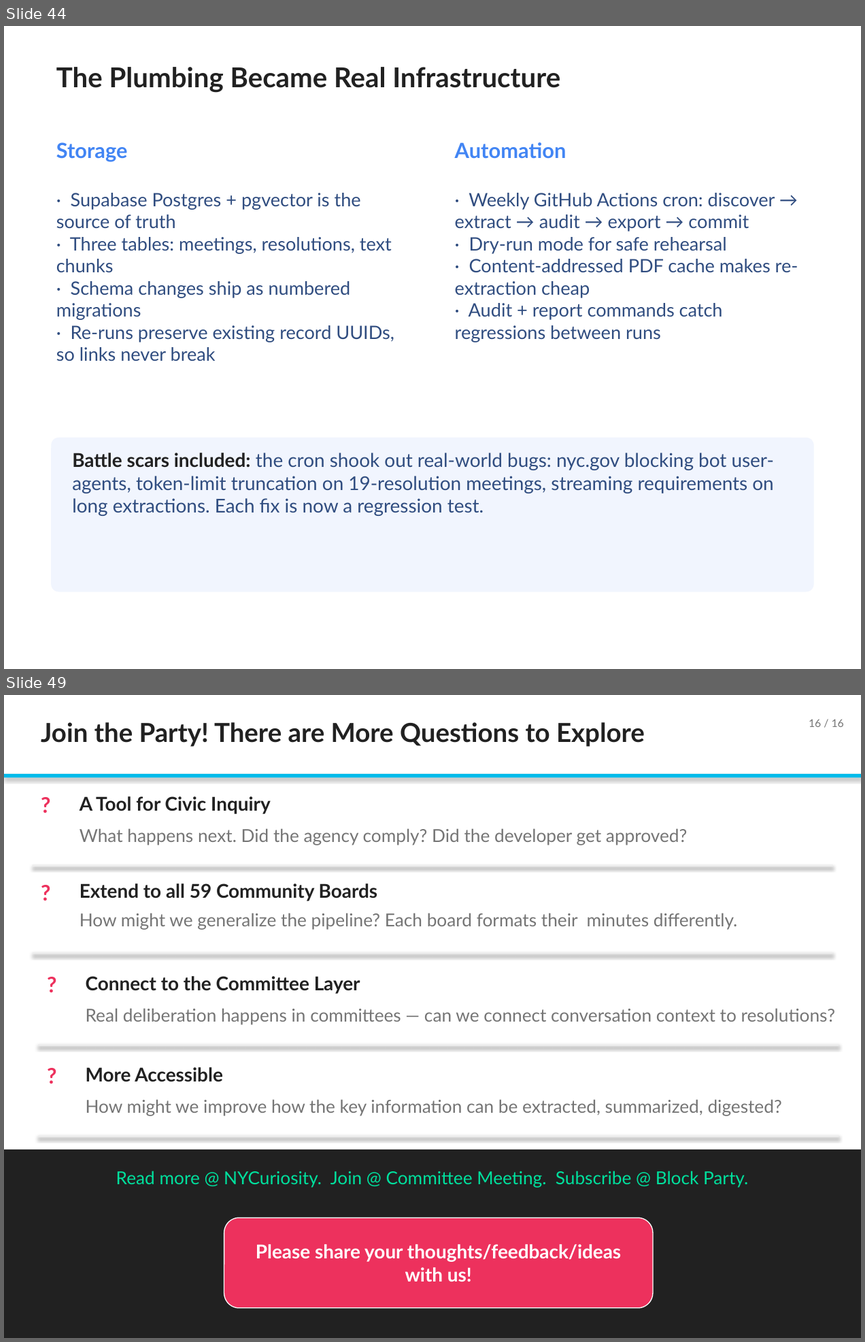
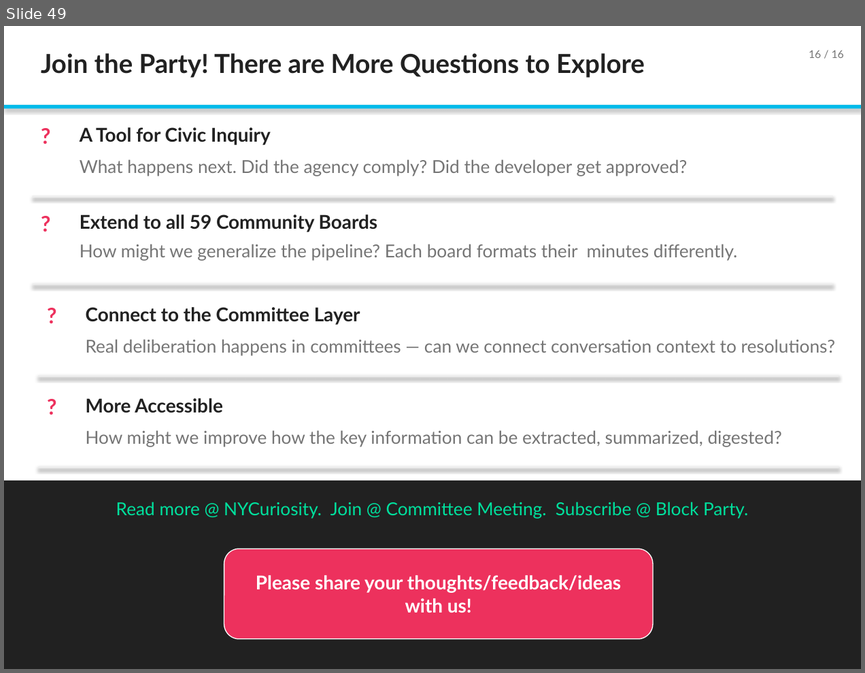
Before and after one commit to TalR24/nycur-data-website, a slide deck: cb-resolutions/block_party_july2026/Building_an_AI_Knowledge_Base_for_NYC_Community_Boards_July2026.pptx. Shown one above the other, each under a label of ours: slides 44 and 49 before the commit, slide 49 after it; the slides between them are not shown. The pictures are 865x1342 and 865x673 pixels, drawn with LibreOffice and Linux fonts; fonts in the diff are those of the drawing. Boxes give left, top, right and bottom in pixels: in the first picture for what was removed or moved away, otherwise in the second. Text is boxed around its words. In the diff, an @@ line names an element or a change of style, - is before the commit and + after.

```diff
--- a/cb-resolutions/block_party_july2026/Building_an_AI_Knowledge_Base_for_NYC_Community_Boards_July2026.pptx
+++ b/cb-resolutions/block_party_july2026/Building_an_AI_Knowledge_Base_for_NYC_Community_Boards_July2026.pptx
@@ slide 44 removed at (x1=4, y1=26, x2=861, y2=669), background #FFFFFF @@
@@ text removed at (x1=56, y1=67, x2=560, y2=93) @@
-The Plumbing Became Real Infrastructure
@@ text removed at (x1=56, y1=142, x2=394, y2=361) @@
-Storage
-· Supabase Postgres + pgvector is the source of truth
-· Three tables: meetings, resolutions, text chunks
-· Schema changes ship as numbered migrations
-· Re-runs preserve existing record UUIDs, so links never break
@@ text removed at (x1=455, y1=142, x2=798, y2=342) @@
-Automation
-· Weekly GitHub Actions cron: discover → extract → audit → export → commit
-· Dry-run mode for safe rehearsal
-· Content-addressed PDF cache makes re-extraction cheap
-· Audit + report commands catch regressions between runs
@@ rounded rectangle removed at (x1=51, y1=437, x2=814, y2=592) @@
-Battle scars included: the cron shook out real-world bugs: nyc.gov blocking bot user-agents, token-limit truncation on 19-resolution meetings, streaming requirements on long extractions. Each fix is now a regression test.
```
Also in this commit, not shown: 12 slides added, 11 other slides removed.
